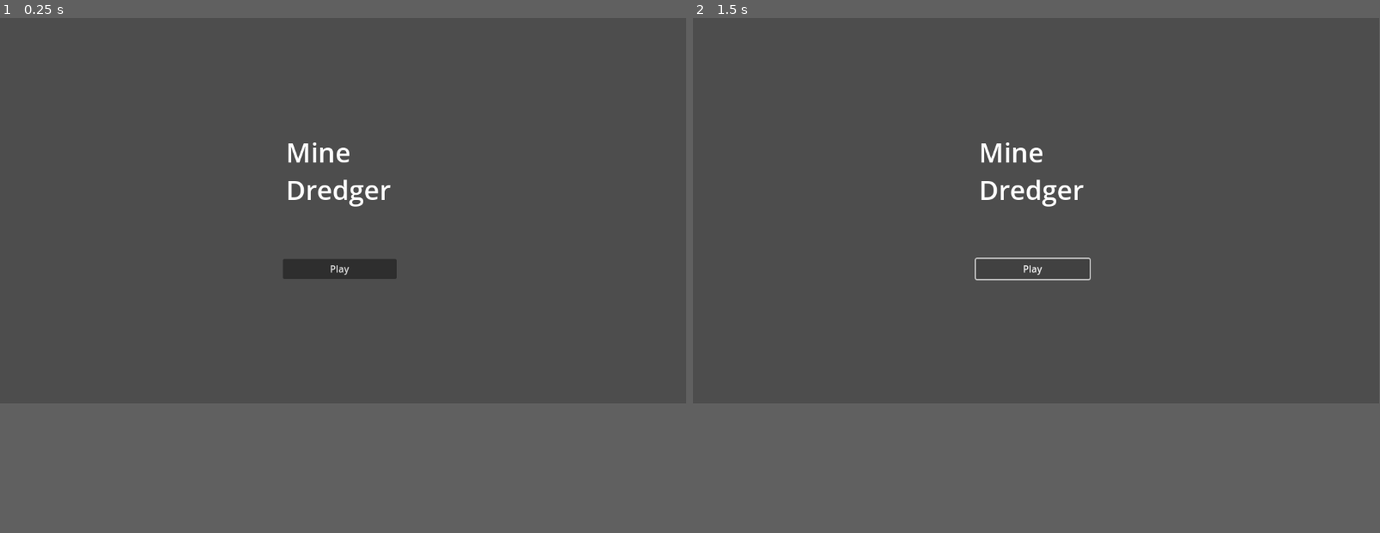
Above: before the commit, frames 1-2 (left to right).
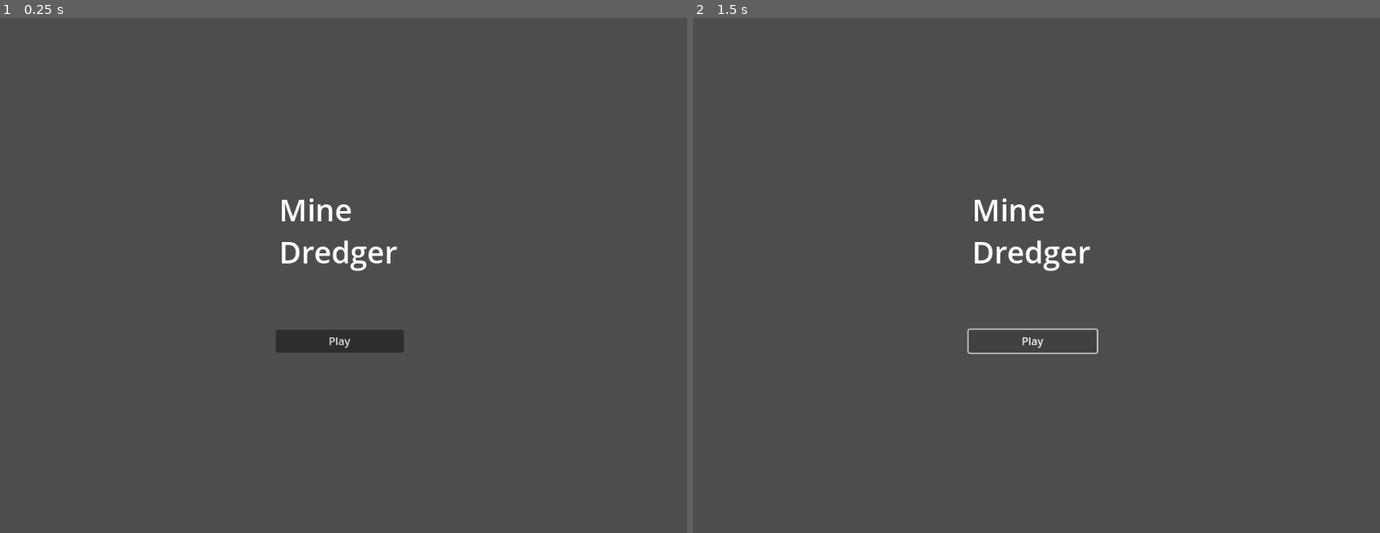
Above: after the commit, the same moments.

Repository: malceore/LD57
Game: Godot game, scene res://scenes/title_screen/title_screen.tscn
Two runs of this game, one before a commit and one after it. Both use one fixed random seed, a clock stepped at 60 frames per second and the inputs below. The project has no main scene, so this scene is started directly.
Inputs:
- Up to frame 1 (0.25 s): no input
- Up to frame 2 (1.5 s): click "Play" at 0.5 s; click "Play" at 1.25 s
In our replay, the window is 799x449 before the commit and 800x600 after it. These sizes can differ from the game's own. Grey fills any space a smaller window leaves; there, only what the larger window draws over its background counts as a difference.

The runs differ from the first frame. In frame 1, 2.3% of the frame differs, in the area x 40-59%, y 24-65%; in frame 2, 1.3%.

Commit message:
adding globals and dive game,.

Diff:
--- /dev/null
+++ b/globals/globals.gd
@@ -0,0 +1,8 @@
+
+
+enum GameMode {
+    DIVE_GAME,
+    STEALTH_GAME
+}
+
+var CURRENT_MODE = GameMode.STEALTH_GAME
--- a/project.godot
+++ b/project.godot
@@ -13,3 +13,39 @@
 config/name="LD57"
 config/features=PackedStringArray("4.4", "Forward Plus")
 config/icon="res://icon.svg"
+
+[autoload]
+
+Globals="*res://globals/globals.gd"
+
+[display]
+
+window/size/viewport_width=1024
+window/size/viewport_height=768
+
+[input]
+
+left={
+"deadzone": 0.2,
+"events": [Object(InputEventKey,"resource_local_to_scene":false,"resource_name":"","device":-1,"window_id":0,"alt_pressed":false,"shift_pressed":false,"ctrl_pressed":false,"meta_pressed":false,"pressed":false,"keycode":0,"physical_keycode":4194319,"key_label":0,"unicode":0,"location":0,"echo":false,"script":null)
+, Object(InputEventKey,"resource_local_to_scene":false,"resource_name":"","device":-1,"window_id":0,"alt_pressed":false,"shift_pressed":false,"ctrl_pressed":false,"meta_pressed":false,"pressed":false,"keycode":0,"physical_keycode":65,"key_label":0,"unicode":97,"location":0,"echo":false,"script":null)
+]
+}
+right={
+"deadzone": 0.2,
+"events": [Object(InputEventKey,"resource_local_to_scene":false,"resource_name":"","device":-1,"window_id":0,"alt_pressed":false,"shift_pressed":false,"ctrl_pressed":false,"meta_pressed":false,"pressed":false,"keycode":0,"physical_keycode":4194321,"key_label":0,"unicode":0,"location":0,"echo":false,"script":null)
+, Object(InputEventKey,"resource_local_to_scene":false,"resource_name":"","device":-1,"window_id":0,"alt_pressed":false,"shift_pressed":false,"ctrl_pressed":false,"meta_pressed":false,"pressed":false,"keycode":0,"physical_keycode":68,"key_label":0,"unicode":100,"location":0,"echo":false,"script":null)
+]
+}
+up={
+"deadzone": 0.2,
+"events": [Object(InputEventKey,"resource_local_to_scene":false,"resource_name":"","device":-1,"window_id":0,"alt_pressed":false,"shift_pressed":false,"ctrl_pressed":false,"meta_pressed":false,"pressed":false,"keycode":0,"physical_keycode":87,"key_label":0,"unicode":119,"location":0,"echo":false,"script":null)
+, Object(InputEventKey,"resource_local_to_scene":false,"resource_name":"","device":-1,"window_id":0,"alt_pressed":false,"shift_pressed":false,"ctrl_pressed":false,"meta_pressed":false,"pressed":false,"keycode":0,"physical_keycode":4194320,"key_label":0,"unicode":0,"location":0,"echo":false,"script":null)
+]
+}
+down={
+"deadzone": 0.2,
+"events": [Object(InputEventKey,"resource_local_to_scene":false,"resource_name":"","device":-1,"window_id":0,"alt_pressed":false,"shift_pressed":false,"ctrl_pressed":false,"meta_pressed":false,"pressed":false,"keycode":0,"physical_keycode":83,"key_label":0,"unicode":115,"location":0,"echo":false,"script":null)
+, Object(InputEventKey,"resource_local_to_scene":false,"resource_name":"","device":-1,"window_id":0,"alt_pressed":false,"shift_pressed":false,"ctrl_pressed":false,"meta_pressed":false,"pressed":false,"keycode":0,"physical_keycode":4194322,"key_label":0,"unicode":0,"location":0,"echo":false,"script":null)
+]
+}
--- /dev/null
+++ b/scenes/bomb/bomb.tscn
@@ -0,0 +1,7 @@
+[gd_scene format=3 uid="uid://6810kunj2ydg"]
+
+[node name="bomb" type="Node2D"]
+
+[node name="graphic" type="Polygon2D" parent="."]
+color = Color(0.821004, 0.747525, 0.908327, 1)
+polygon = PackedVector2Array(-47, 6, -16, 35, 21, 34, 52, 8, 52, -29, 19, -50, -20, -50, -48, -21)
--- /dev/null
+++ b/scenes/dive_game/dive_game.tscn
@@ -0,0 +1,76 @@
+[gd_scene load_steps=9 format=3 uid="uid://ctkqqdsl58d8v"]
+
+[ext_resource type="PackedScene" uid="uid://dlmaqgfrr00m4" path="res://scenes/hook/hook.tscn" id="1_dp1kh"]
+[ext_resource type="PackedScene" uid="uid://6810kunj2ydg" path="res://scenes/bomb/bomb.tscn" id="1_iy2vq"]
+
+[sub_resource type="Gradient" id="Gradient_hey8n"]
+colors = PackedColorArray(0.0332386, 0.0219696, 0.042057, 1, 0.718887, 0.915002, 0.504979, 1)
+
+[sub_resource type="GradientTexture1D" id="GradientTexture1D_dp1kh"]
+gradient = SubResource("Gradient_hey8n")
+
+[sub_resource type="Gradient" id="Gradient_iy2vq"]
+colors = PackedColorArray(0.109031, 0.243214, 0.302055, 1, 0.800802, 0.948175, 0.965227, 1)
+
+[sub_resource type="GradientTexture1D" id="GradientTexture1D_y4m4o"]
+gradient = SubResource("Gradient_iy2vq")
+
+[sub_resource type="Gradient" id="Gradient_dp1kh"]
+
+[sub_resource type="GradientTexture1D" id="GradientTexture1D_iy2vq"]
+gradient = SubResource("Gradient_dp1kh")
+
+[node name="Node2D" type="Node2D"]
+
+[node name="Background" type="Node2D" parent="."]
+
+[node name="TextureRect" type="TextureRect" parent="Background"]
+offset_left = -1028.0
+offset_top = 3362.0
+offset_right = 2539.0
+offset_bottom = 5444.0
+rotation = 4.70877
+texture = SubResource("GradientTexture1D_dp1kh")
+
+[node name="TextureRect2" type="TextureRect" parent="Background"]
+offset_left = -770.0
+offset_top = -209.0
+offset_right = -375.0
+offset_bottom = 1534.0
+rotation = -1.57187
+texture = SubResource("GradientTexture1D_y4m4o")
+
+[node name="boat" type="Polygon2D" parent="Background"]
+position = Vector2(-6, -177)
+color = Color(0.105435, 0.206834, 0.20296, 1)
+polygon = PackedVector2Array(-123, -78, -36, -78, -36, -149, 21, -151, 21, -84, 146, -84, 122, -43, 97, -34, -96, -34, -110, -43)
+
+[node name="TextureRect3" type="TextureRect" parent="Background"]
+offset_left = -1078.0
+offset_top = 3467.0
+offset_right = -254.0
+offset_bottom = 4336.0
+rotation = -1.58573
+texture = SubResource("GradientTexture1D_iy2vq")
+
+[node name="TextureRect4" type="TextureRect" parent="Background"]
+offset_left = 318.0
+offset_top = 3528.0
+offset_right = 869.0
+offset_bottom = 4397.0
+rotation = -1.58573
+texture = SubResource("GradientTexture1D_iy2vq")
+
+[node name="TextureRect5" type="TextureRect" parent="Background"]
+offset_left = -405.0
+offset_top = 3793.0
+offset_right = 146.0
+offset_bottom = 4662.0
+rotation = -1.58573
+texture = SubResource("GradientTexture1D_iy2vq")
+
+[node name="bomb" parent="." instance=ExtResource("1_iy2vq")]
+position = Vector2(38, 3081)
+
+[node name="hook" parent="." instance=ExtResource("1_dp1kh")]
+position = Vector2(0, -118)
--- /dev/null
+++ b/scenes/hook/hook.gd
@@ -0,0 +1,16 @@
+extends CharacterBody2D
+
+@export var speed = 600
+
+var point1 = get_node("Line2d").get_point_position(0)
+var point2 = get_node("Line2d").get_point_position(1)
+
+func get_input():
+	var input_direction = Input.get_vector("left", "right", "up", "down")
+	velocity = input_direction * speed
+
+func _physics_process(delta):
+	get_input()
+	point1.set_position(get_node("spool").get_global_position())
+	point2.set_position(get_global_position())
+	move_and_slide()
--- /dev/null
+++ b/scenes/hook/hook.tscn
@@ -0,0 +1,27 @@
+[gd_scene load_steps=3 format=3 uid="uid://dlmaqgfrr00m4"]
+
+[ext_resource type="Script" uid="uid://caww0cfwbffrr" path="res://scenes/hook/hook.gd" id="1_x1wii"]
+
+[sub_resource type="CircleShape2D" id="CircleShape2D_x1wii"]
+radius = 43.7379
+
+[node name="hook" type="CharacterBody2D"]
+script = ExtResource("1_x1wii")
+
+[node name="graphic" type="Polygon2D" parent="."]
+color = Color(0.455413, 0.296797, 0.493037, 1)
+polygon = PackedVector2Array(-9, -70, -8, -44, -40, -3, -40, 28, -2, 50, 45, 29, 38, -8, 19, 25, -15, 23, -16, -6, 9, -34, 10, -76)
+
+[node name="CollisionShape2D" type="CollisionShape2D" parent="."]
+position = Vector2(0, 5)
+shape = SubResource("CircleShape2D_x1wii")
+
+[node name="spool" type="Node2D" parent="."]
+position = Vector2(0, -101)
+
+[node name="Line2D" type="Line2D" parent="."]
+points = PackedVector2Array(0, 0, 0, 0)
+
+[node name="Node" type="Node" parent="."]
+
+[node name="Node2D" type="Node2D" parent="."]
Not shown, added: globals/globals.gd.uid
Not shown, added: scenes/hook/hook.gd.uid
